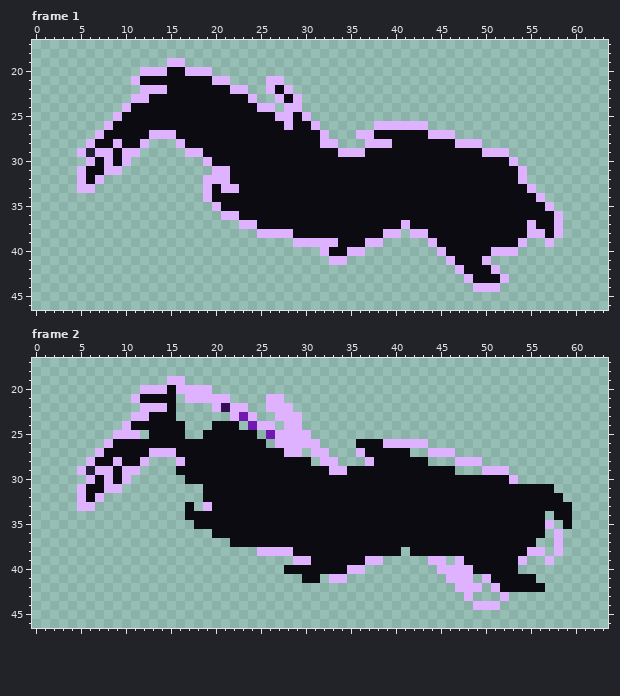
Pixel-art file -- assets/Shadowling.aseprite. The picture above is the old version.
64x64 pixels, 2 frames. Shown: frame 1: x 0..63, y 17..46; frame 2: x 0..63, y 17..46. The commit also changed other frames, which this record leaves out.
And afterwards:
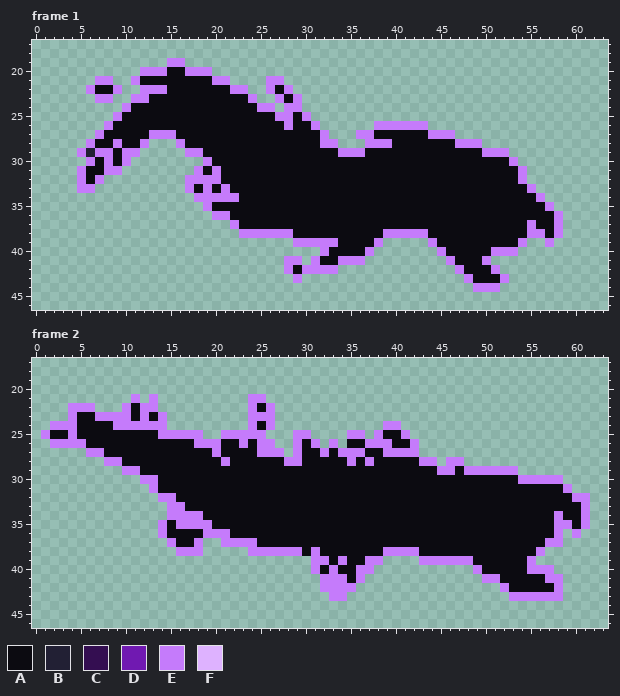
Palette (. is transparent): A #0c0b11  B #222034  C #340e51  D #7019b1  E #c57bfb  F #deb2ff
Diff:
--- frame 1, layers "Shadow", "Outer Glow"
@@ x 0..63 @@
 18 ................................................................
-19 ...............FF...............................................
-20 ............FFFAAFFF............................................
-21 ...........FAAAAAAAAFF....FF....................................
-22 ............FFFAAAAAAAFF..FAF...................................
-23 ...........FFAAAAAAAAAAAF..FAF..................................
-24 ..........FAAAAAAAAAAAAAAFF.FF..................................
-25 .........FAAAAAAAAAAAAAAAAAFFAF.................................
-26 ........FAAAAAAAAAAAAAAAAAAAFAAF......FFFFFF....................
-27 .......FAAAAAFFFAAAAAAAAAAAAAAAAF...FFAAAAAAFFF.................
-28 ......FAAFAAF...FAAAAAAAAAAAAAAAFF...FFFAAAAAAAFFF..............
-29 .....FBFFAFF.....FFAAAAAAAAAAAAAAAFFFAAAAAAAAAAAAAFFF...........
-30 ......FAFAF........FAAAAAAAAAAAAAAAAAAAAAAAAAAAAAAAAAF..........
-31 .....FAAFF..........FFAAAAAAAAAAAAAAAAAAAAAAAAAAAAAAAAF.........
-32 .....FAF...........FFFAAAAAAAAAAAAAAAAAAAAAAAAAAAAAAAAF.........
-33 .....FF............FAFFAAAAAAAAAAAAAAAAAAAAAAAAAAAAAAAAF........
-34 ...................FAAAAAAAAAAAAAAAAAAAAAAAAAAAAAAAAAAAAF.......
-35 ....................FAAAAAAAAAAAAAAAAAAAAAAAAAAAAAAAAAAAAF......
-36 .....................FFAAAAAAAAAAAAAAAAAAAAAAAAAAAAAAAAAAAF.....
-37 .......................FFAAAAAAAAAAAAAAAAFAAAAAAAAAAAAAFAAF.....
-38 .........................FFFFAAAAAAAAAAFF.FFAAAAAAAAAAAFFAF.....
-39 .............................FFFFFAAAFF.....FAAAAAAAAAF..F......
-40 ................................FAAFF........FAAAAAFFF..........
-41 .................................FF...........FAAAF.............
-42 ...............................................FAAAF............
-43 ................................................FAAAF...........
-44 .................................................FFF............
+19 ...............EE...............................................
+20 ............EEEAAEEE............................................
+21 .......EE..EAAAAAAAAEE....EE....................................
+22 ......EAAE..EEEAAAAAAAEE..EAE...................................
+23 .......EE..EEAAAAAAAAAAAE..EAE..................................
+24 ..........EAAAAAAAAAAAAAAEE.EE..................................
+25 .........EAAAAAAAAAAAAAAAAAEEAE.................................
+26 ........EAAAAAAAAAAAAAAAAAAAEAAE......EEEEEE....................
+27 .......EAAAAAEEEAAAAAAAAAAAAAAAAE...EEAAAAAAEEE.................
+28 ......EAAEAAE...EAAAAAAAAAAAAAAAEE...EEEAAAAAAAEEE..............
+29 .....EBEEAEE.....EEAAAAAAAAAAAAAAAEEEAAAAAAAAAAAAAEEE...........
+30 ......EAEAE........EAAAAAAAAAAAAAAAAAAAAAAAAAAAAAAAAAE..........
+31 .....EAAEE........EAEAAAAAAAAAAAAAAAAAAAAAAAAAAAAAAAAAE.........
+32 .....EAE.........EEEEAAAAAAAAAAAAAAAAAAAAAAAAAAAAAAAAAE.........
+33 .....EE..........EAEAEAAAAAAAAAAAAAAAAAAAAAAAAAAAAAAAAAE........
+34 ..................EEEEEAAAAAAAAAAAAAAAAAAAAAAAAAAAAAAAAAE.......
+35 ...................EAAAAAAAAAAAAAAAAAAAAAAAAAAAAAAAAAAAAAE......
+36 ....................EEAAAAAAAAAAAAAAAAAAAAAAAAAAAAAAAAAAAAE.....
+37 ......................EAAAAAAAAAAAAAAAAAAAAAAAAAAAAAAAAEAAE.....
+38 .......................EEEEEEAAAAAAAAAAEEEEEAAAAAAAAAAAEEAE.....
+39 .............................EEEEEAAAAE.....EAAAAAAAAAE..E......
+40 ................................EAAAAE.......EAAAAAEEE..........
+41 ............................EE.EAAEEE.........EAAAE.............
+42 ............................EAEEEE.............EAAAE............
+43 .............................E..................EAAAE...........
+44 .................................................EEE............
 45 ................................................................
--- frame 2, layers "Shadow", "Outer Glow"
@@ x 0..63 @@
 18 ................................................................
-19 ...............FF...............................................
-20 ............FFFAFFFF............................................
-21 ...........FAAAA.FFFFF....FF....................................
-22 ............FFFA....FCFF..FFF...................................
-23 ...........FFAAA......FDF..FFF..................................
-24 ..........FAAAAAA...AAA.DFF.FF..................................
-25 .........FFF.AAAA..AAAAAA.DFFFF.................................
-26 ........FAAAAAAAAAAAAAAAAA.FFFFF....AAAFFFFF....................
-27 .......FAAAAAFFFAAAAAAAAAAAAFF.FF...FAAAAA..FFF.................
-28 ......FAAFAAF...FAAAAAAAAAAAAAA.FF...FAAAAAA...FFF..............
-29 .....FBFFAFF....AAAAAAAAAAAAAAAAAFFAAAAAAAAAAAA...FFF...........
-30 ......FAFAF......AAAAAAAAAAAAAAAAAAAAAAAAAAAAAAAAAAAAF..........
-31 .....FAAFF.........AAAAAAAAAAAAAAAAAAAAAAAAAAAAAAAAAAAAAAA......
-32 .....FAF...........AAAAAAAAAAAAAAAAAAAAAAAAAAAAAAAAAAAAAAAA.....
-33 .....FF..........A.FAAAAAAAAAAAAAAAAAAAAAAAAAAAAAAAAAAAAAAAA....
-34 .................AAAAAAAAAAAAAAAAAAAAAAAAAAAAAAAAAAAAAAAA.AA....
-35 ..................AAAAAAAAAAAAAAAAAAAAAAAAAAAAAAAAAAAAAAAF.A....
-36 ....................AAAAAAAAAAAAAAAAAAAAAAAAAAAAAAAAAAAAA.F.....
-37 ......................AAAAAAAAAAAAAAAAAAAAAAAAAAAAAAAAAA..F.....
-38 .........................FFFFAAAAAAAAAAAA.AAAAAAAAAAAAAFF.F.....
-39 .............................FFAAAAAAFF.....FF.FAAAAAAF..F......
-40 ............................AAAAAAAFF........FFFFAAAAA..........
-41 ..............................AA.FF...........FFF.FAAAAA........
-42 ...............................................FFF.FAAAAA.......
-43 ................................................F...F...........
-44 .................................................FFF............
+19 ................................................................
+20 ................................................................
+21 ...........E.E..........EE......................................
+22 ....EEE...EAEE..........EAE.....................................
+23 ....EAAEEEEAEAE.........EEE.....................................
+24 ..EEEAAAAEEEEEE.........EAE............EE.......................
+25 .EAAEAAAAAAAAAEEEEE..EEEEE...EE....EE.EAAE......................
+26 ..EEEEAAAAAAAAAAAAEEEAAEAEE..EAE.E.AAEEEAAE.....................
+27 ......EEAAAAAAAAAAAAEAAAAEEE.EAAEAEEEAAEEEE.....................
+28 ........EEAAAAAAAAAAAEAAAAAAEEAAAAAEAEAAAAAEE.EE................
+29 ..........EEAAAAAAAAAAAAAAAAAAAAAAAAAAAAAAAAAEEAEEEEEE..........
+30 ............EEAAAAAAAAAAAAAAAAAAAAAAAAAAAAAAAAAAAAAAAAEEEEE.....
+31 .............EAAAAAAAAAAAAAAAAAAAAAAAAAAAAAAAAAAAAAAAAAAAAAE....
+32 ..............EEAAAAAAAAAAAAAAAAAAAAAAAAAAAAAAAAAAAAAAAAAAAAEE..
+33 ...............EEAAAAAAAAAAAAAAAAAAAAAAAAAAAAAAAAAAAAAAAAAAAAE..
+34 ...............EEEEAAAAAAAAAAAAAAAAAAAAAAAAAAAAAAAAAAAAAAAEAAE..
+35 ..............EAEEEEAAAAAAAAAAAAAAAAAAAAAAAAAAAAAAAAAAAAAAEEAE..
+36 ..............EAAAAEEEAAAAAAAAAAAAAAAAAAAAAAAAAAAAAAAAAAAAE.E...
+37 ...............EAAE..EEEEAAAAAAAAAAAAAAAAAAAAAAAAAAAAAAAAEE.....
+38 ................EEE.....EEEEEEAEAAAAAAAEEEEAAAAAAAAAAAAAE.......
+39 ...............................EEAEAAEE....EEEEEEAAAAAAE........
+40 ...............................EAEAAEE...........EAAAAAEEE......
+41 ................................EEEAE.............EEAAAAAEE.....
+42 ................................EEEE................EAAAAAE.....
+43 .................................EE..................EEEEEE.....
+44 ................................................................
 45 ................................................................
